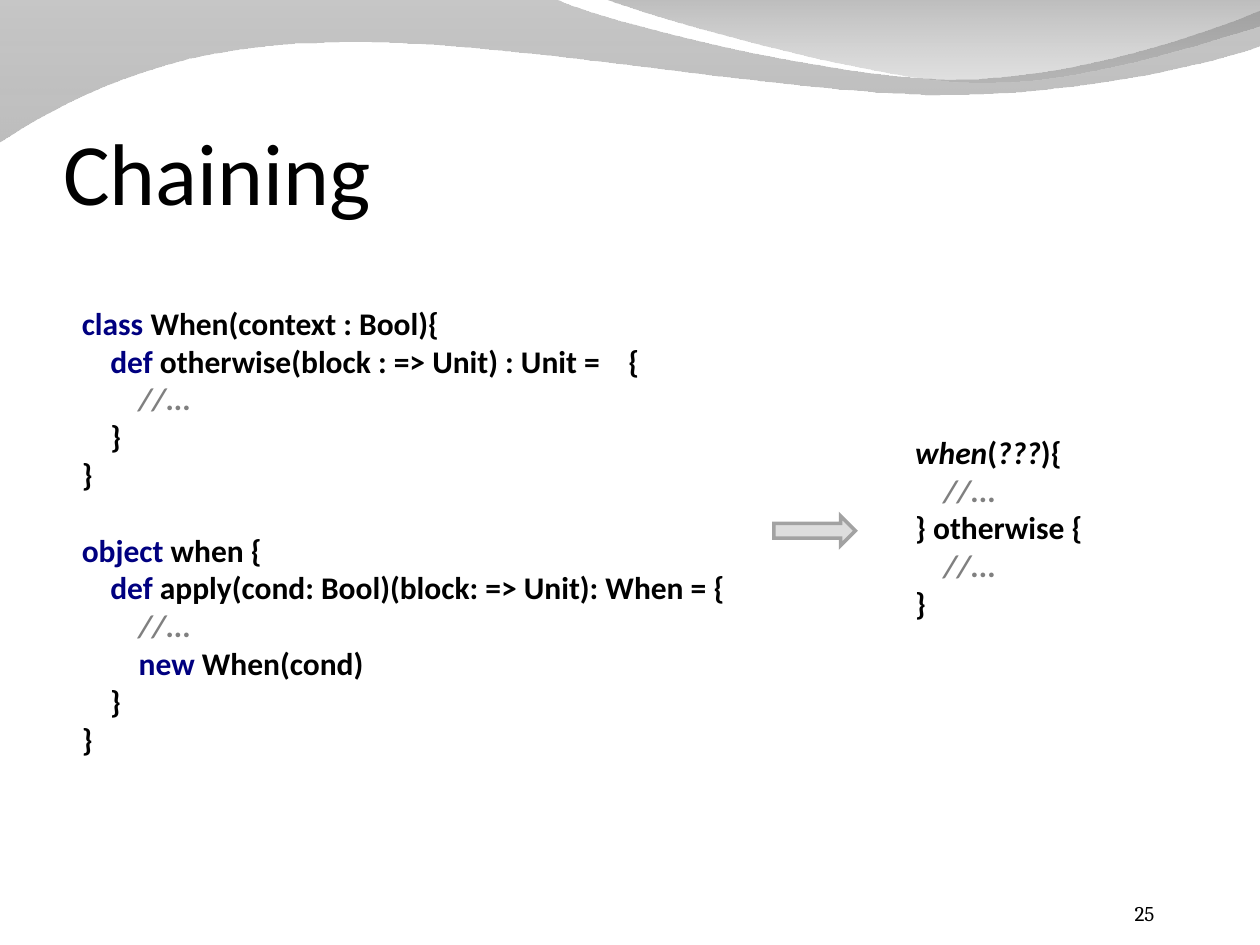
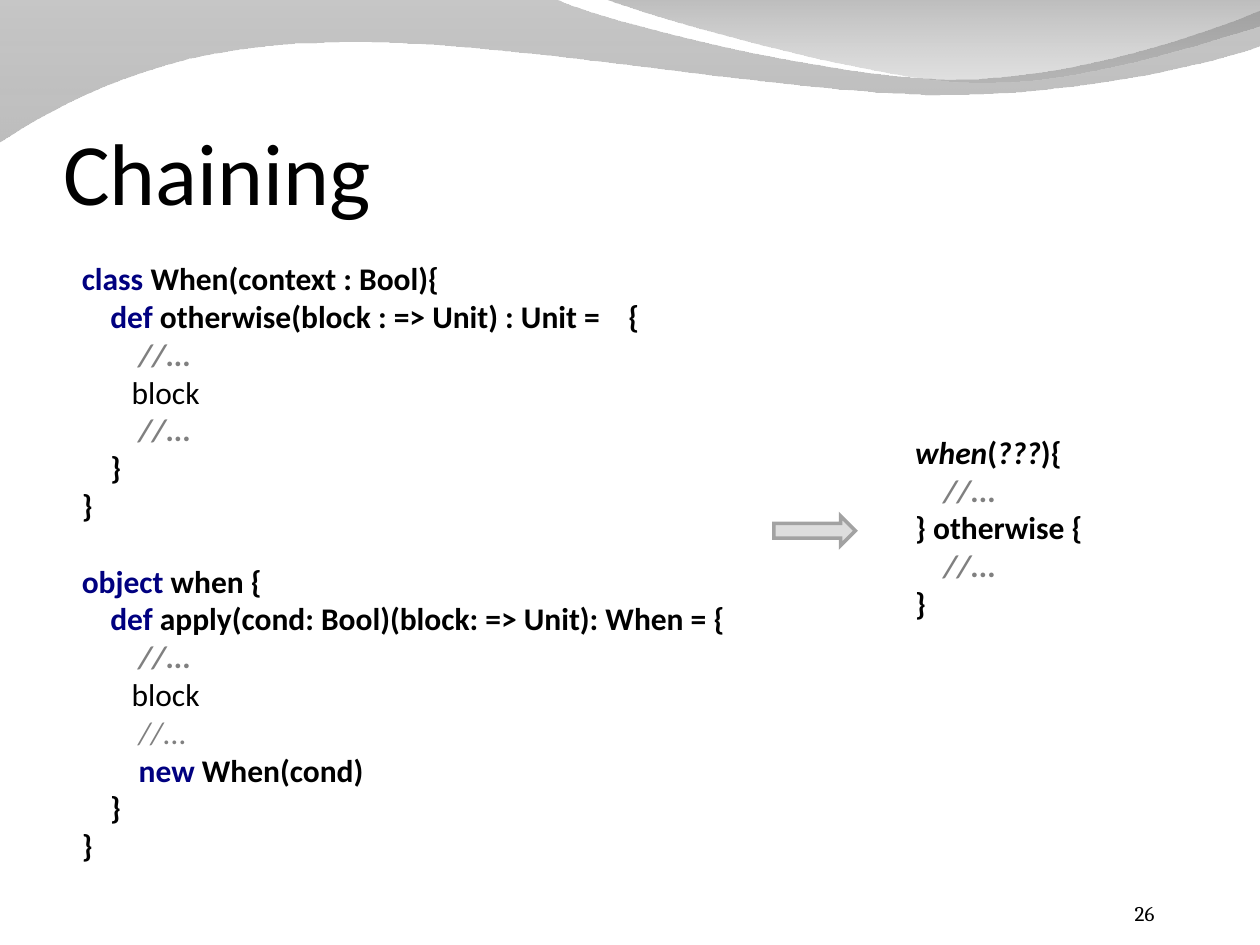
Before and after one commit to SpinalHDL/SpinalDoc, a slide deck: slide 26 of presentation/en/presentation_dsl.odp (slide 25 before the commit). Drawn at 1260x945 pixels with LibreOffice and Linux fonts; fonts in the diff are those of the drawing; background and template pictures are left out. Boxes give left, top, right and bottom in pixels: in the first picture for what was removed or moved away, otherwise in the second. Text is boxed around its words. In the diff, an @@ line names an element or a change of style, - is before the commit and + after.

```diff
--- a/presentation/en/presentation_dsl.odp
+++ b/presentation/en/presentation_dsl.odp
@@ text at [82, 267, 683, 787]: text changed @@
-class When(context : Bool){
-def otherwise(block : => Unit) : Unit = {
-//...
-}
-}
-object when {
-def apply(cond: Bool)(block: => Unit): When = {
-//...
-new When(cond)
-}
-}
+class When(context : Bool){
+def otherwise(block : => Unit) : Unit = {
+//...
+block
+//...
+}
+}
+object when {
+def apply(cond: Bool)(block: => Unit): When = {
+//...
+block
+//...
+new When(cond)
+}
+}
@@ page number at [1135, 907, 1155, 921]: text changed @@
-25
+26
```
Also in this commit, not shown: 7 other slides changed, 4 slides added, 1 other file.
